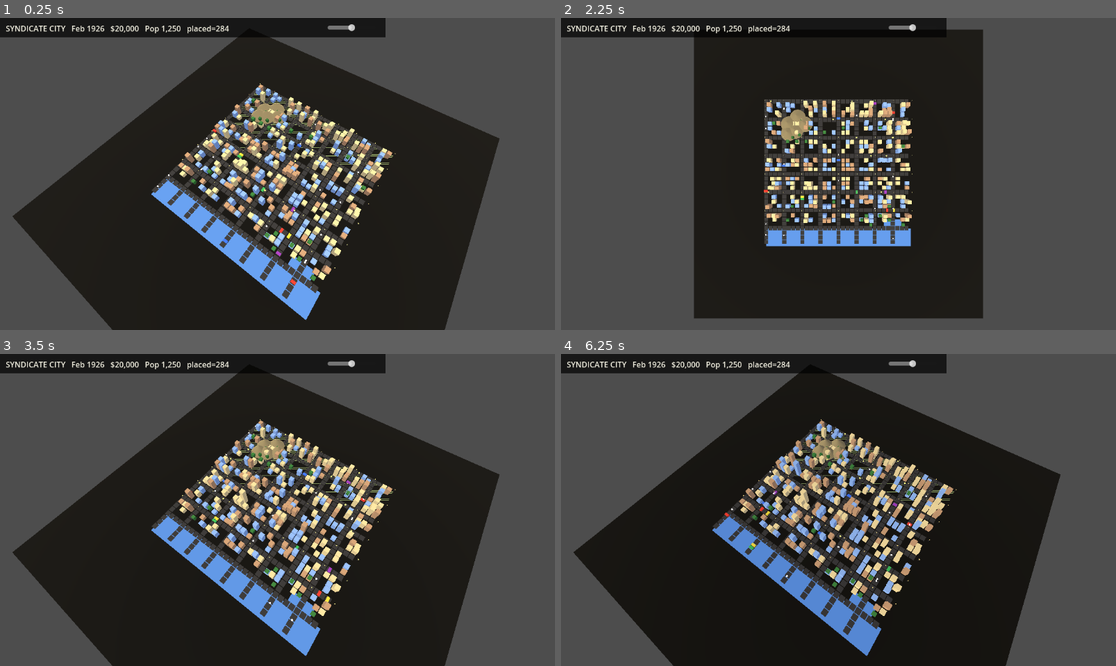
Above: before the commit, frames 1-4 (two rows, left to right).
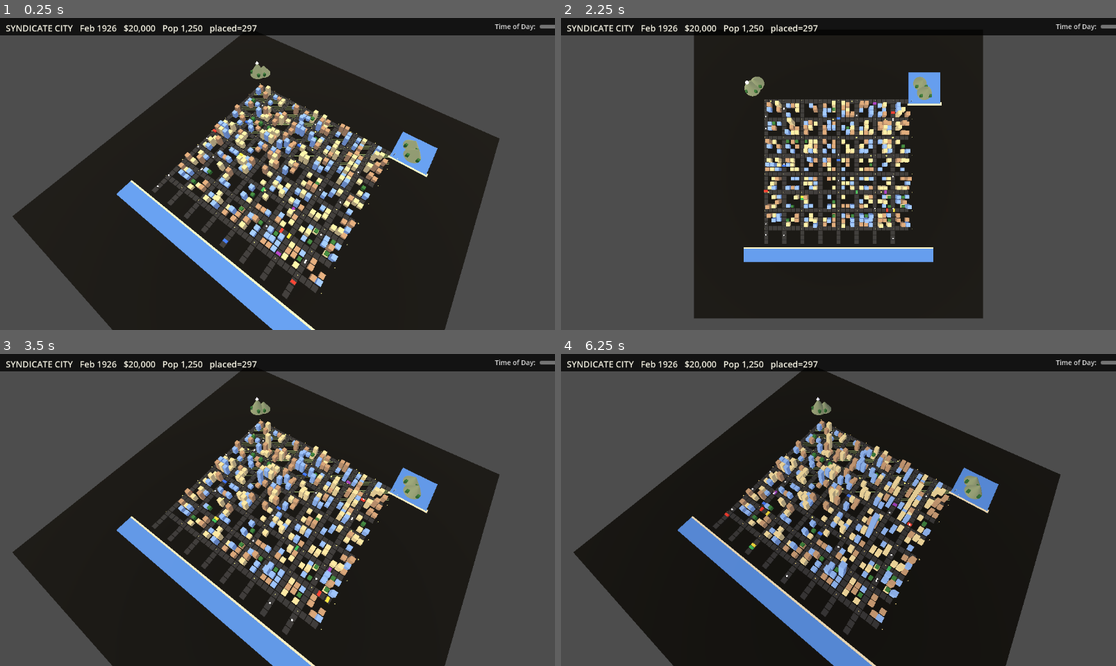
Above: after the commit, the same moments.

Repository: Fedgerick/syndicatecity-2d
Game: Godot game, scene res://main.tscn
Two runs of this game, one before a commit and one after it. Both use one fixed random seed, a clock stepped at 60 frames per second and the inputs below.
Inputs (mouse positions are in pixels of both pictures, inside the frame that each line leads up to):
- Up to frame 1 (0.25 s): no input
- Up to frame 2 (2.25 s): tap Enter at 0.5, 2 s; move the mouse to (960, 158) at 0.52 s; tap T at 0.6, 1.35, 2.1 s; click (960, 158) at 0.67 s; tap Space at 1.25 s; move the mouse to (727, 189) at 1.27 s; click (727, 189) at 1.42 s; move the mouse to (894, 105) at 2.02 s; click (894, 105) at 2.17 s
- Up to frame 3 (3.5 s): tap Space at 2.75 s; move the mouse to (249, 572) at 2.77 s; tap T at 2.85 s; click (249, 572) at 2.92 s
- Up to frame 4 (6.25 s): move the mouse to (1005, 556) at 3.52 s; tap T every 0.75 s from 3.6 to 5.85 s; click (1005, 556) at 3.67 s; move the mouse to (672, 463) at 4.27 s; click (672, 463) at 4.42 s; move the mouse to (866, 510) at 5.02 s; click (866, 510) at 5.17 s; tap Enter at 5.75 s; move the mouse to (755, 432) at 5.77 s; click (755, 432) at 5.92 s

The runs differ from the first frame. In frame 1, 17% of the frame differs, in the area x 0-100%, y 0-100%; in frame 2, 11%; in frame 3, 17%; in frame 4, 17%.

Commit message:
city: hills now pyramidal with snow caps, pond relocated, river thinner, plane larger, HUD widened
Found via playtest: hills sat on top of buildings; river was a checkerboard;
pond hidden under hill; HUD time slider overlapped dark area.

- Hills: pyramids with snow caps, located outside city grid
- Pond: 14x14 blue tile in upper-right corner (no longer under a hill)
- River: 6m wide strip along south edge with beach
- Plane: 3x city size so the city fills more frame
- HUD: 1280x36 bar with proper Time of Day label

Diff:
--- a/main.gd
+++ b/main.gd
@@ -174,12 +174,29 @@
 
 
 func _build_water() -> void:
-	add_child(_make_box(Vector3(GRID * CELL, 0.05, 8),
-		Vector3(0, 0.0, HALF - 4),
+	# River along the BOTTOM edge (z > HALF means outside city south)
+	# Width: 8m strip, length: extends 8m past the grid on both sides
+	var river_y := 0.02
+	# River: a thinner strip running along the south edge
+	add_child(_make_box(
+		Vector3(GRID * CELL + 20, 0.05, 6),
+		Vector3(0, river_y, HALF + 4),
 		Color(0.30, 0.50, 0.78)))
-	add_child(_make_box(Vector3(8, 0.05, 8),
-		Vector3(HALF - 8, 0.0, HALF - 8),
+	# Beach shore just inside the river (north of it)
+	add_child(_make_box(
+		Vector3(GRID * CELL + 20, 0.04, 1.2),
+		Vector3(0, river_y - 0.01, HALF + 1.0),
+		Color(0.85, 0.80, 0.65)))
+	# Pond: 14x14 lake in upper-right corner (avoids hills)
+	add_child(_make_box(
+		Vector3(14.0, 0.04, 14.0),
+		Vector3(_wx(GRID * CELL + 3 * CELL), river_y, _wz(-3 * CELL)),
 		Color(0.30, 0.50, 0.78)))
+	# Beach around pond (south edge - lighter sand)
+	add_child(_make_box(
+		Vector3(15.0, 0.04, 1.5),
+		Vector3(_wx(GRID * CELL + 3 * CELL), river_y - 0.01, _wz(-3 * CELL) + 7),
+		Color(0.85, 0.80, 0.65)))
 
 
 func _build_trees() -> void:
@@ -201,7 +218,8 @@
 
 
 func _is_water(_x: int, z: int) -> bool:
-	return z > GRID - 6
+	# z > GRID - 4 means within the river (south edge of grid)
+	return z > GRID - 4
 
 
 func _in_bounds(x: int, z: int) -> bool:
@@ -313,11 +331,13 @@
 	sun.light_color = Color(1.0, lerpf(0.6, 0.95, is_day as float), lerpf(0.4, 0.85, is_day as float))
 	env.ambient_light_energy = lerpf(0.35, 0.8, is_day as float)
 	env.ambient_light_color = Color(0.85, 0.85, 0.95)
-	if not is_day:
+	if is_day:
+		env.background_mode = Environment.BG_SKY
+		env.ambient_light_sky_contribution = 1.0
+	else:
 		env.background_mode = Environment.BG_COLOR
 		env.background_color = Color(0.05, 0.07, 0.15)
-	else:
-		env.background_mode = Environment.BG_SKY
+		env.ambient_light_sky_contribution = 0.3
 	var lamp_e := lerpf(1.5, 0.0, is_day as float)
 	for lm in lamps:
 		var mat: StandardMaterial3D = lm.material_override
@@ -364,21 +384,27 @@
 	var cl := CanvasLayer.new()
 	add_child(cl)
 	var bg := ColorRect.new()
-	bg.color = Color(0, 0, 0, 0.7)
-	bg.size = Vector2(800, 40)
+	bg.color = Color(0, 0, 0, 0.75)
+	bg.size = Vector2(1280, 36)
 	cl.add_child(bg)
 	hud_label = Label.new()
-	hud_label.position = Vector2(12, 10)
-	hud_label.add_theme_font_size_override("font_size", 16)
+	hud_label.position = Vector2(12, 8)
+	hud_label.add_theme_font_size_override("font_size", 18)
 	hud_label.add_theme_color_override("font_color", Color(0.95, 0.94, 0.88))
 	cl.add_child(hud_label)
+	var lbl2 := Label.new()
+	lbl2.text = "  Time of Day:"
+	lbl2.position = Vector2(1020, 8)
+	lbl2.add_theme_font_size_override("font_size", 14)
+	lbl2.add_theme_color_override("font_color", Color(0.85, 0.85, 0.85))
+	cl.add_child(lbl2)
 	hud_time_slider = HSlider.new()
 	hud_time_slider.min_value = 0
 	hud_time_slider.max_value = 1
 	hud_time_slider.step = 0.01
 	hud_time_slider.value = _t
-	hud_time_slider.position = Vector2(680, 8)
-	hud_time_slider.size = Vector2(100, 24)
+	hud_time_slider.position = Vector2(1120, 6)
+	hud_time_slider.size = Vector2(150, 24)
 	hud_time_slider.value_changed.connect(func(v): _t = v; _apply_time())
 	cl.add_child(hud_time_slider)
 	_refresh_hud()
@@ -541,28 +567,46 @@
 			if car.get_meta("is_vert"):
 				car.rotate_object_local(Vector3(0, 1, 0), PI / 2)
 
+
+
 func _build_hills() -> void:
-	# A small hill cluster in the upper-left corner
-	var hill_positions := [
-		Vector3(-22, 0, -22),
-		Vector3(-18, 0, -25),
-		Vector3(-15, 0, -22),
-		Vector3(-22, 0, -18),
-		Vector3(-19, 0, -19),
+	# Hills: pyramidal peaks OUTSIDE the city grid
+	var peaks := [
+		Vector3(_wx(-3 * CELL), 0, _wz(-3 * CELL)),
+		Vector3(_wx(-2 * CELL), 0, _wz(-4 * CELL)),
+		Vector3(_wx(GRID * CELL + 3 * CELL), 0, _wz(-2 * CELL)),
+		Vector3(_wx(GRID * CELL + 2 * CELL), 0, _wz(-4 * CELL)),
 	]
-	for p in hill_positions:
+	for i in peaks.size():
+		var p: Vector3 = peaks[i]
 		var cone := MeshInstance3D.new()
 		var mesh := CylinderMesh.new()
+		# vary height for visual variety
+		var h: float = [5.5, 4.0, 4.5, 3.5][i]
 		mesh.top_radius = 0.0
-		mesh.bottom_radius = 3.5
-		mesh.height = 4.0
+		mesh.bottom_radius = 3.0 + (h - 3.5) * 0.3
+		mesh.height = h
 		cone.mesh = mesh
 		var mat := StandardMaterial3D.new()
-		mat.albedo_color = Color(0.55, 0.50, 0.35)
+		# darker at the base, lighter green-grey on top via material override
+		mat.albedo_color = Color(0.50, 0.55, 0.40)
 		cone.material_override = mat
-		cone.position = p + Vector3(0, 2.0, 0)
+		cone.position = p + Vector3(0, h * 0.5, 0)
 		add_child(cone)
-	# Add some trees on the hill sides
-	for p in hill_positions:
-		add_child(_make_box(Vector3(0.3, 0.8, 0.3), p + Vector3(2, 0.4, 2), Color(0.40, 0.25, 0.15)))
-		add_child(_make_box(Vector3(1.0, 1.2, 1.0), p + Vector3(2, 1.4, 2), Color(0.18, 0.40, 0.18)))
+		# snow cap on taller peaks
+		if h >= 5.0:
+			var cap := MeshInstance3D.new()
+			var cap_mesh := CylinderMesh.new()
+			cap_mesh.top_radius = 0.0
+			cap_mesh.bottom_radius = 0.8
+			cap_mesh.height = 1.0
+			cap.mesh = cap_mesh
+			var cap_mat := StandardMaterial3D.new()
+			cap_mat.albedo_color = Color(0.92, 0.92, 0.95)
+			cap.material_override = cap_mat
+			cap.position = p + Vector3(0, h + 0.5, 0)
+			add_child(cap)
+		# A few trees on the hillside
+		for tx in [-1, 1]:
+			add_child(_make_box(Vector3(0.3, 0.8, 0.3), p + Vector3(tx * 2.0, 0.4, 2.0), Color(0.40, 0.25, 0.15)))
+			add_child(_make_box(Vector3(1.0, 1.2, 1.0), p + Vector3(tx * 2.0, 1.4, 2.0), Color(0.18, 0.40, 0.18)))
Binary file added: screenshots/playtest/dusk.png
Binary file added: screenshots/playtest/fix1.png
Binary file added: screenshots/playtest/fix2_iso.png
Binary file added: screenshots/playtest/fix2_topdown.png
Binary file added: screenshots/playtest/fix3_iso.png
Binary file added: screenshots/playtest/fix4_iso.png
Binary file added: screenshots/playtest/night.png
Binary file added: screenshots/playtest/noon.png
Binary file added: screenshots/playtest/topdown.png
